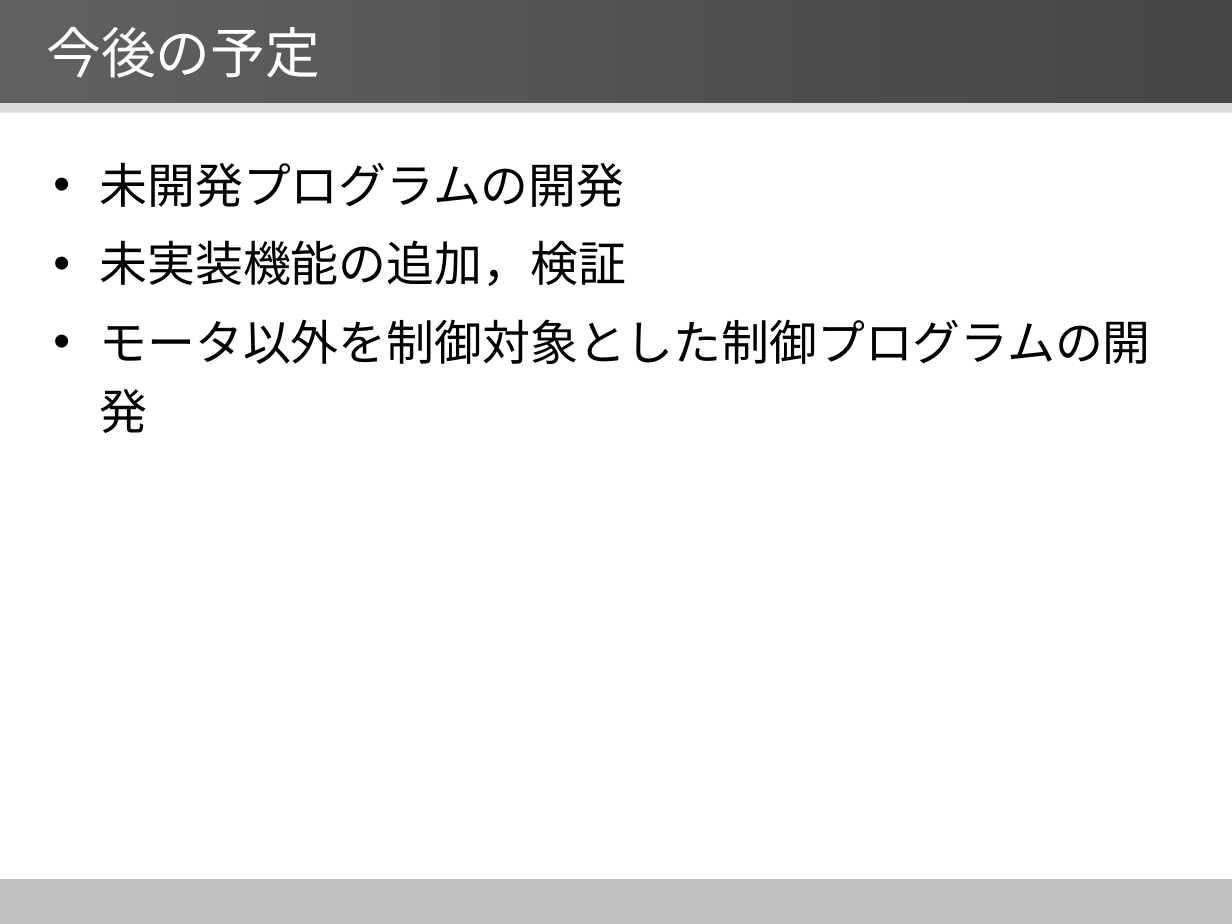
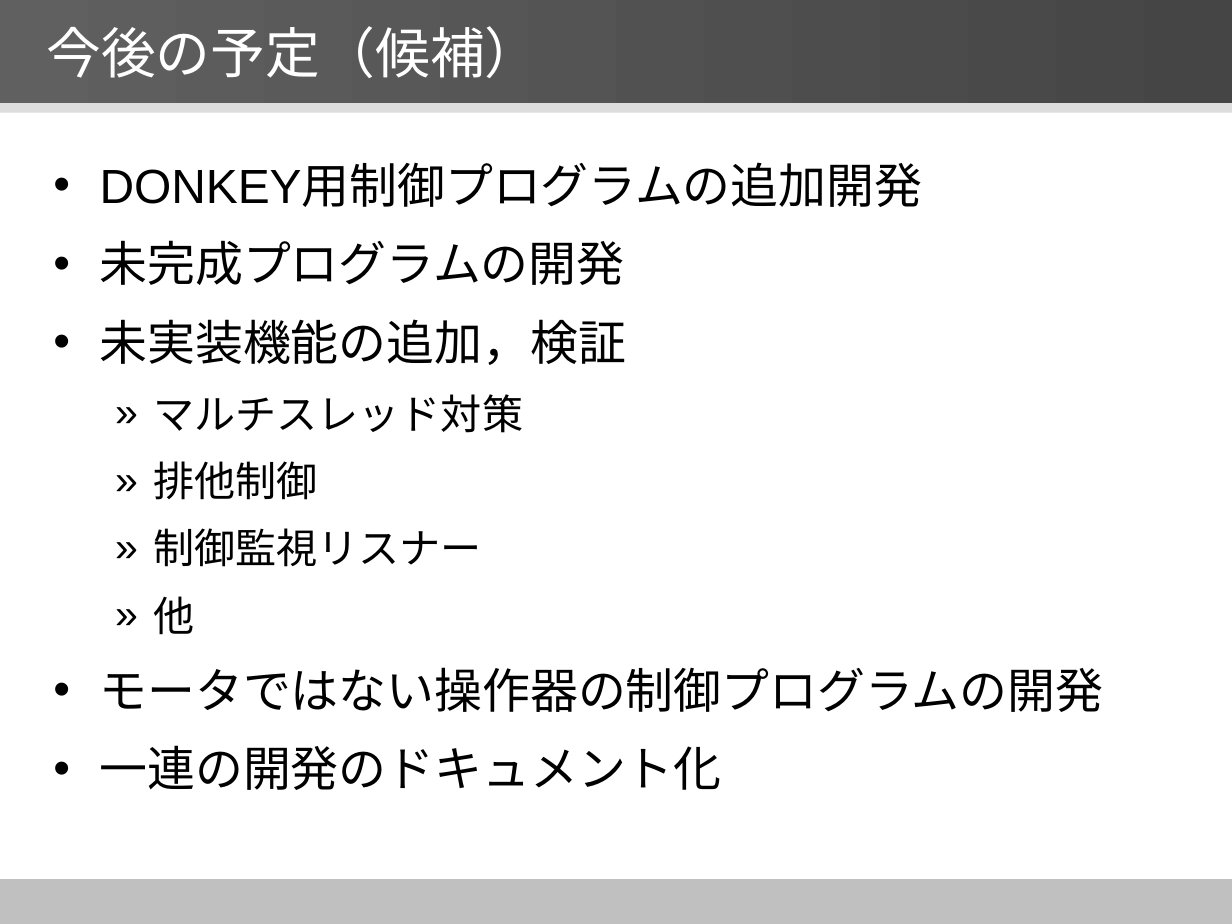
Before and after one commit to YutaNiimura/leJOS-OSEK, a slide deck: slide 23 of 中間発表関連/5I25新村祐太 中間発表スライドver0.5.pptx. Drawn at 1232x924 pixels with LibreOffice and Linux fonts; fonts in the diff are those of the drawing. Boxes give left, top, right and bottom in pixels: in the first picture for what was removed or moved away, otherwise in the second. Text is boxed around its words. In the diff, an @@ line names an element or a change of style, - is before the commit and + after.

```diff
--- a/中間発表関連/5I25新村祐太 中間発表スライドver0.5.pptx
+++ b/中間発表関連/5I25新村祐太 中間発表スライドver0.5.pptx
@@ title at bbox=[46, 26, 539, 78]: text changed @@
-今後の予定
+今後の予定（候補）
@@ text at bbox=[100, 165, 923, 285]: text changed @@
-• 未開発プログラムの開発
+• DONKEY用制御プログラムの追加開発
+• 未完成プログラムの開発
@@ text at bbox=[100, 394, 1103, 790]: text changed @@
-• モータ以外を制御対象とした制御プログラムの開発
+  » マルチスレッド対策
+  » 排他制御
+  » 制御監視リスナー
+  » 他
+• モータではない操作器の制御プログラムの開発
+• 一連の開発のドキュメント化
```
Also in this commit, not shown: 19 other slides changed, 2 other files.
